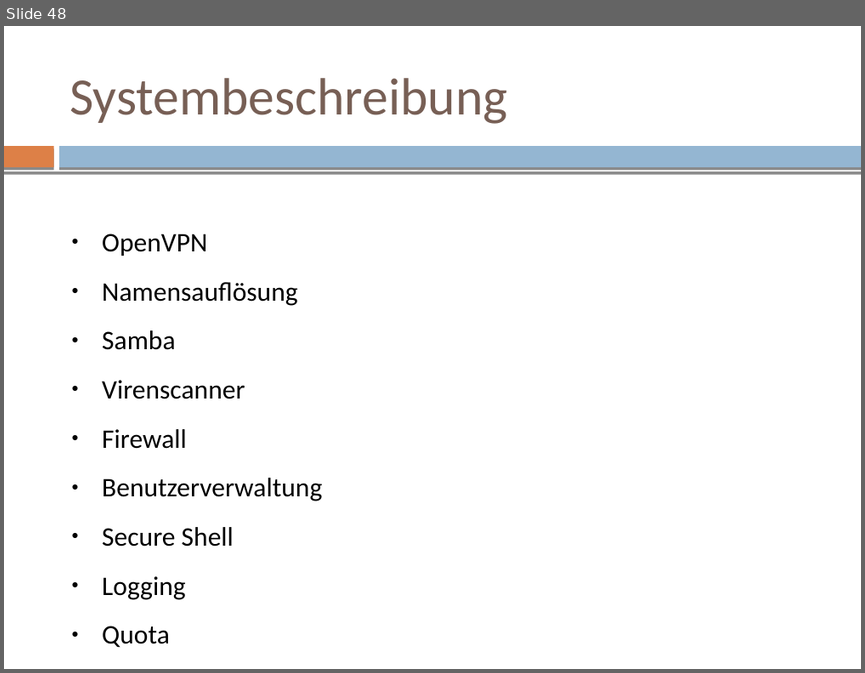
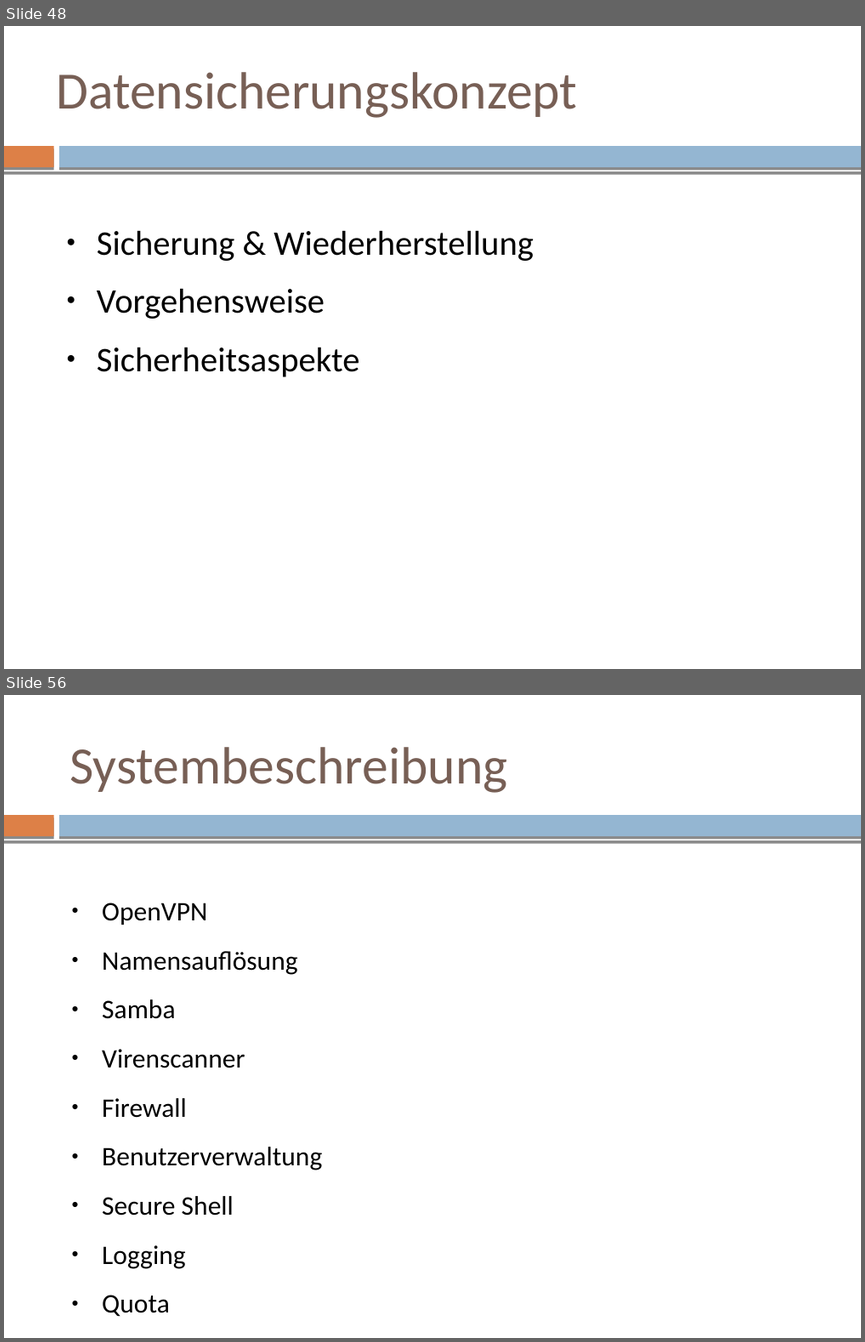
Before and after one commit to mvw/Wilddiebe10, a slide deck: keynote/keynote.odp. Shown one above the other, each under a label of ours: slide 48 before the commit, slides 48 and 56 after it; the slides between them are not shown. The pictures are 865x673 and 865x1342 pixels, drawn with LibreOffice and Linux fonts; fonts in the diff are those of the drawing. Boxes give left, top, right and bottom in pixels: in the first picture for what was removed or moved away, otherwise in the second. Text is boxed around its words. In the diff, an @@ line names an element or a change of style, - is before the commit and + after.

Commit message:
keynote: manual merge of datensicherung

```diff
--- a/keynote/keynote.odp
+++ b/keynote/keynote.odp
@@ slide 48 added at (4, 26, 861, 669), background #FFFFFF; not listed: 3 template elements that a slide beside it also shows @@
@@ title added at (56, 72, 577, 118), 44 pt, text #775F55 @@
+Datensicherungskonzept
@@ text added at (97, 230, 533, 377), 29 pt, text #000000 @@
+● Sicherung & Wiederherstellung
+● Vorgehensweise
+● Sicherheitsaspekte
@@ what was slide 48 is now slide 56 @@
```
Also in this commit, not shown: 1 slide changed, 7 other slides added, 1 other file.
